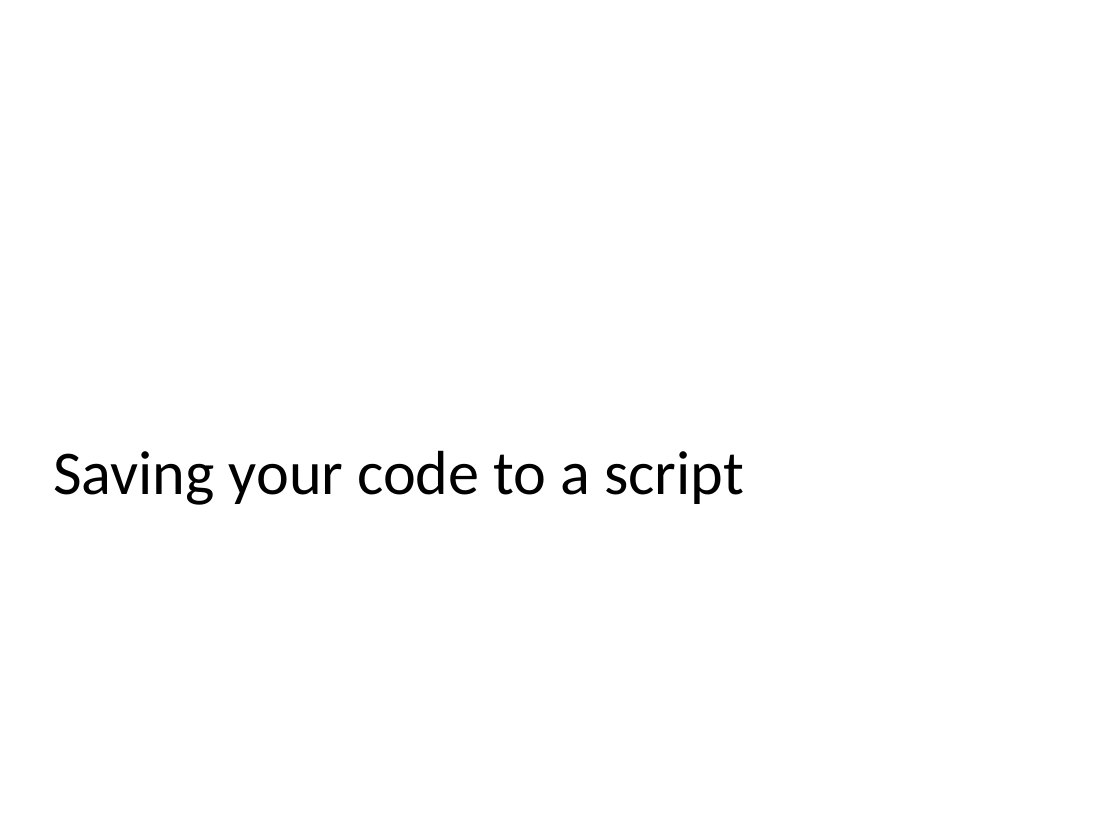
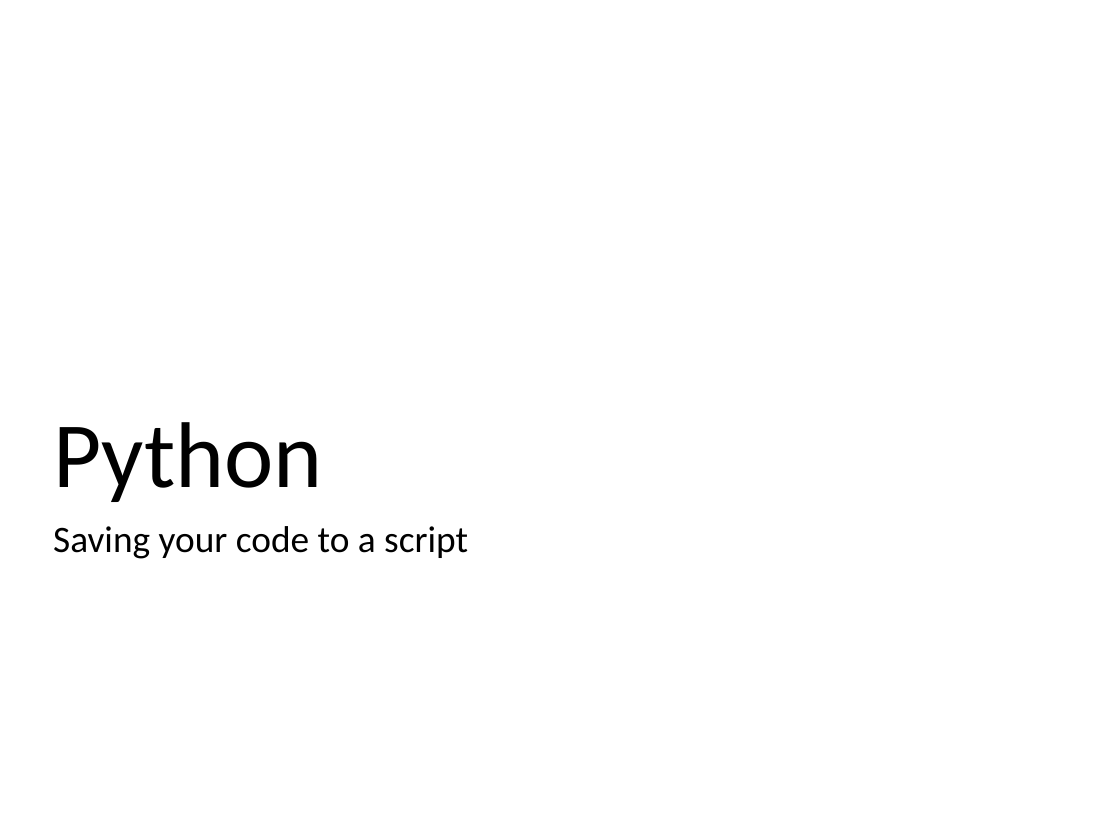
Before and after one commit to ncasuk/ncas-isc, a slide deck: slide 1 of python/presentations/learning_python/04_save-as-script.ppt. Drawn at 1120x840 pixels with LibreOffice and Linux fonts; fonts in the diff are those of the drawing; background and template pictures are left out. Boxes give left, top, right and bottom in pixels: in the first picture for what was removed or moved away, otherwise in the second. Text is boxed around its words. In the diff, an @@ line names an element or a change of style, - is before the commit and + after.

Commit message:
Updated title slides of first 10 learning_python presentations

```diff
--- a/python/presentations/learning_python/04_save-as-script.ppt
+++ b/python/presentations/learning_python/04_save-as-script.ppt
@@ title added at box(53, 422, 323, 502), 60 pt, text #000000 @@
+Python
@@ subtitle "Saving your code to a ...": place and size @@
-subtitle "Saving your code to a ..." at box(53, 450, 744, 505)
+subtitle "Saving your code to a ..." at box(53, 526, 468, 559)
@@ subtitle "Saving your code to a ..." at box(53, 526, 468, 559): size 40 to 24 pt; more space between paragraphs; vertical alignment bottom to top @@
```
Also in this commit, not shown: 9 other files.
